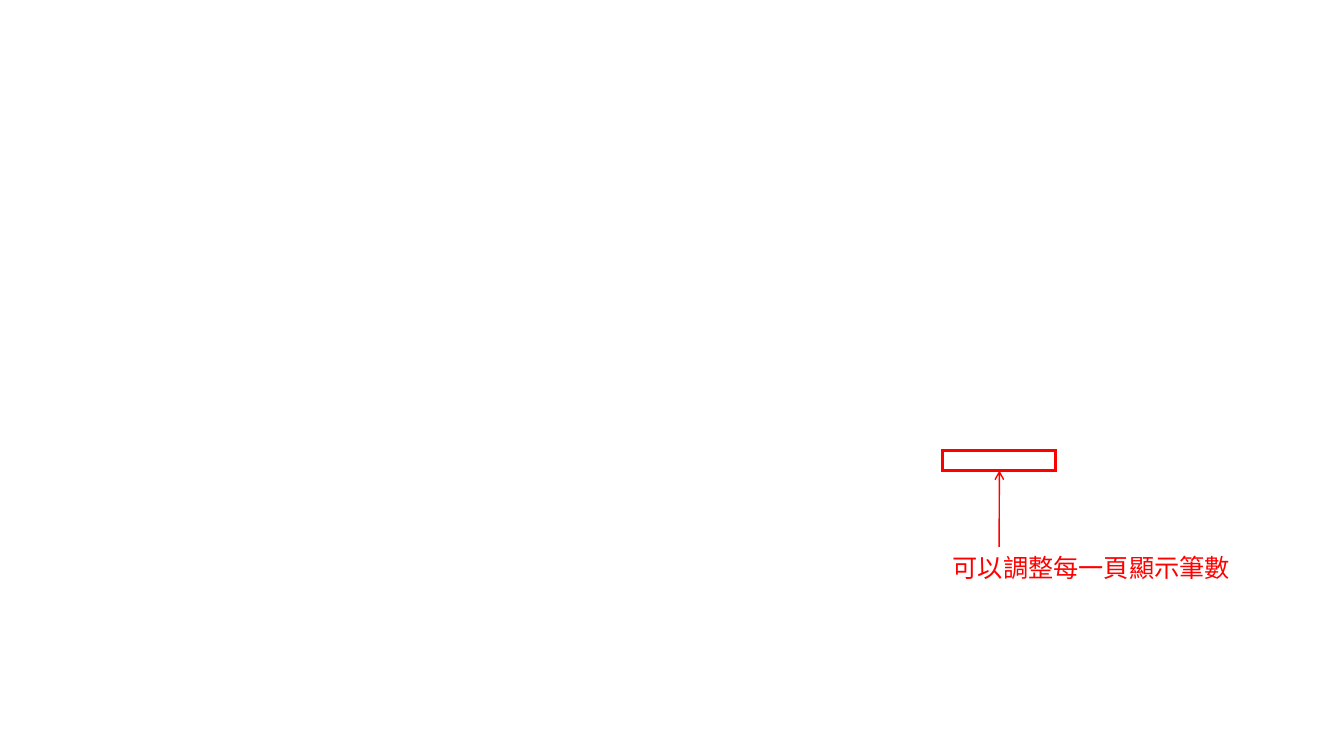
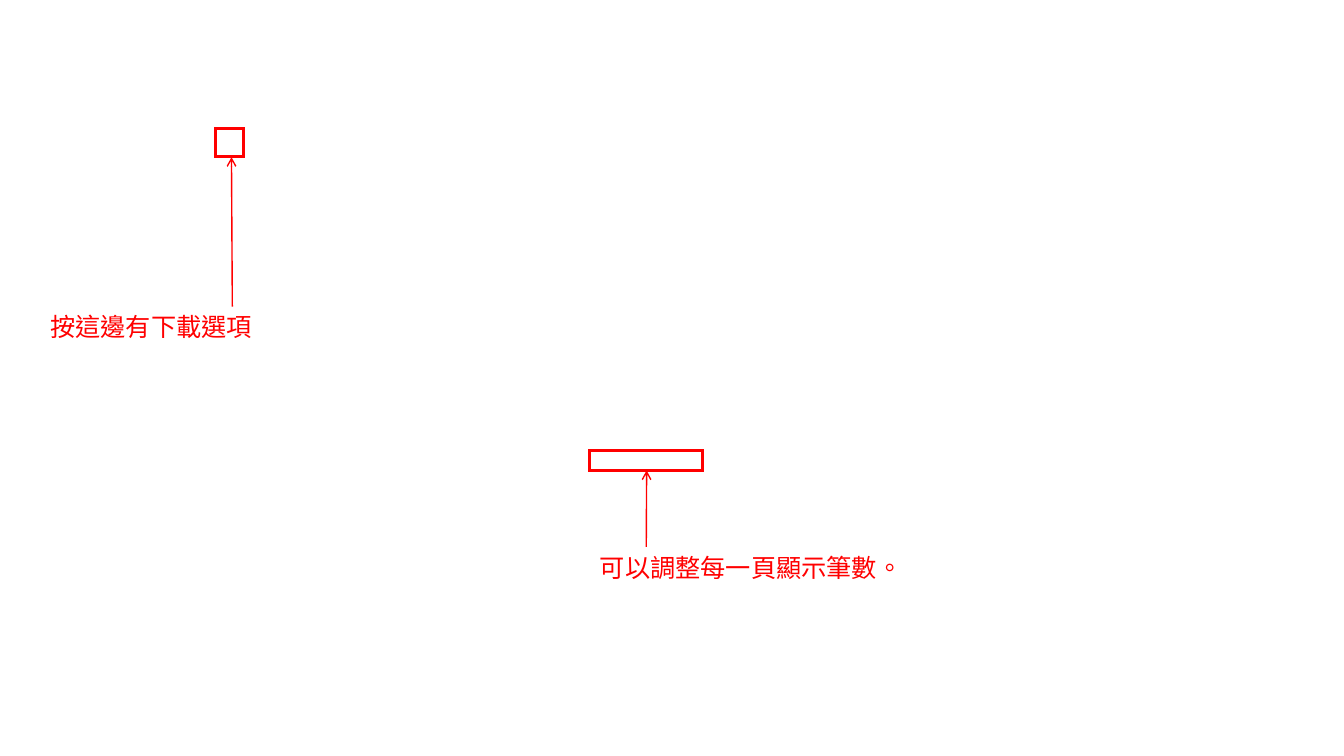
Before and after one commit to gj94fu4/gj94fu4.github.io, a slide deck: slide 11 of project/starlux-aod/航班準時率分析程式使用說明.pptx (slide 9 before the commit). Drawn at 1344x756 pixels with LibreOffice and Linux fonts; fonts in the diff are those of the drawing; background and template pictures are left out. Boxes give left, top, right and bottom in pixels: in the first picture for what was removed or moved away, otherwise in the second. Text is boxed around its words. In the diff, an @@ line names an element or a change of style, - is before the commit and + after.

```diff
--- a/project/starlux-aod/航班準時率分析程式使用說明.pptx
+++ b/project/starlux-aod/航班準時率分析程式使用說明.pptx
@@ rectangle added at [216, 129, 244, 157], outline #FF0000 2.25 pt @@
@@ arrow added from (232, 307) to (232, 157), #FF0000 1 pt @@
@@ text added at [50, 314, 252, 338], 18 pt, text #FF0000 @@
+按這邊有下載選項
@@ rectangle: place and size @@
-rectangle at [943, 451, 1056, 471]
+rectangle at [590, 451, 703, 471]
@@ arrow moved from (999, 547) - (1000, 471) to (646, 547) - (647, 471) @@
@@ text at [600, 555, 902, 579]: text changed @@
-可以調整每一頁顯示筆數
+可以調整每一頁顯示筆數。
```
Also in this commit, not shown: 6 other slides changed, 10 slides added, 3 slides removed, 45 other files.
